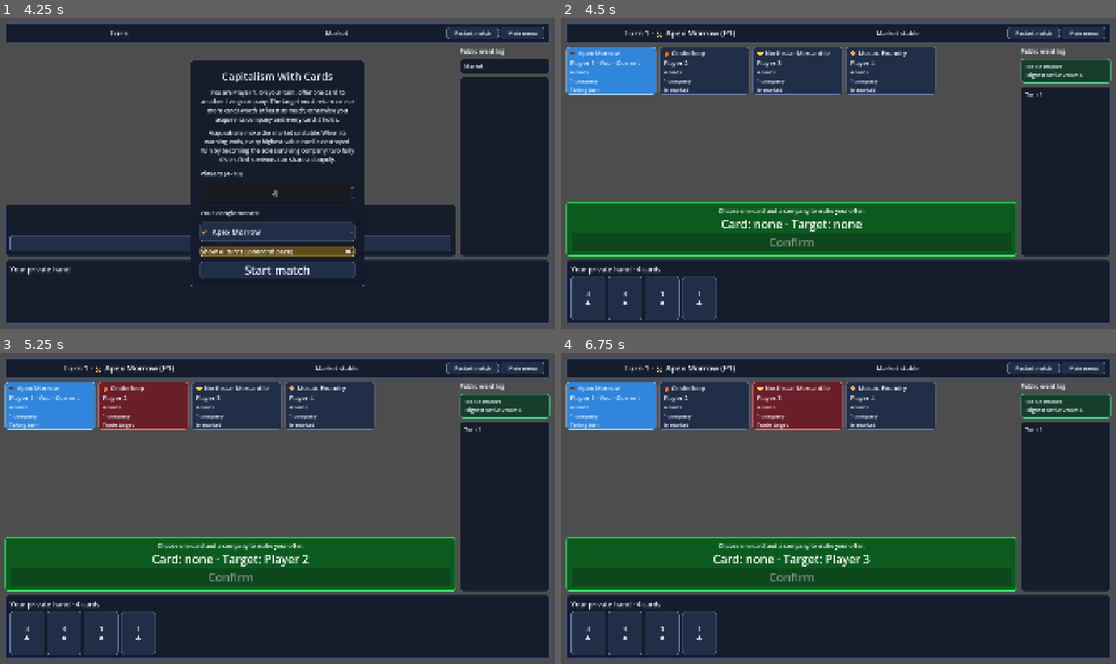
Above: before the commit, frames 1-4 (two rows, left to right).
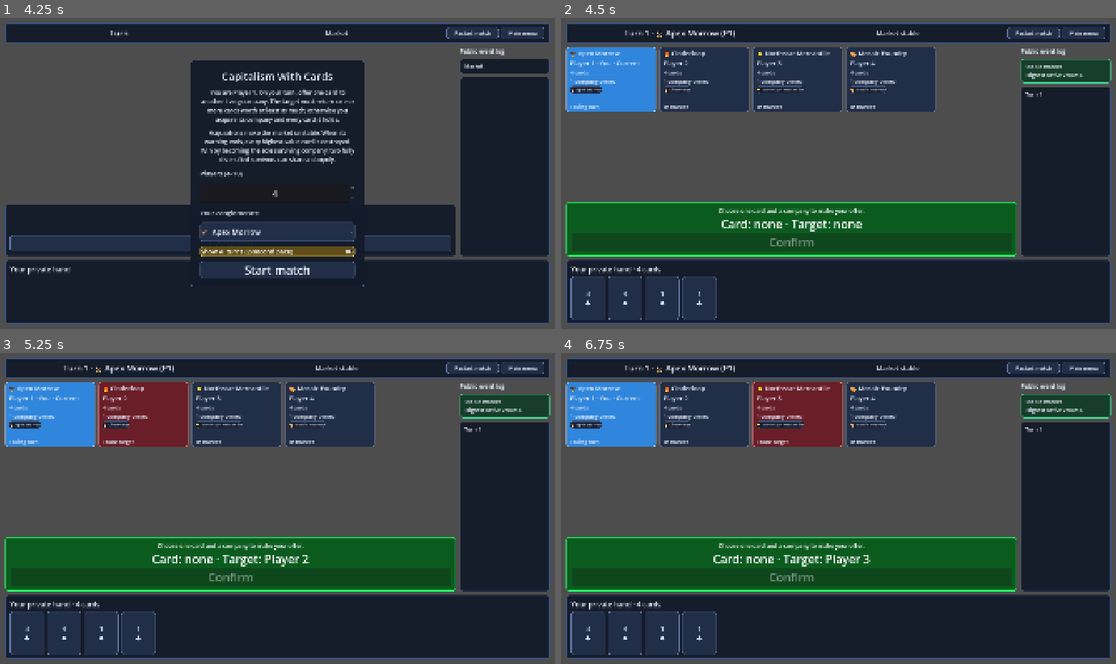
Above: after the commit, the same moments.

Repository: prelios/capitalism
Game: Godot game, scene res://game_controller.tscn
The game is run twice, just before and just after one commit, with the same random seed, the same clock (stepped at 60 frames per second) and the same inputs.
Inputs (mouse positions are in pixels of both pictures, inside the frame that each line leads up to):
- Up to frame 1 (4.25 s): click "Restart match" at 0.5 s; click "Restart match" at 1.25 s; click "Restart match" at 2 s; click "Confirm" at 2.75 s; click "Confirm" at 3.5 s
- Up to frame 2 (4.5 s): click "Start match" at 4.25 s
- Up to frame 3 (5.25 s): click (144, 405) at 5.02 s
- Up to frame 4 (6.75 s): click (705, 415) at 5.77 s; click (799, 405) at 6.52 s

Frame 1 is identical in both runs. In frame 2, 4.9% of the frame differs, in the area x 0-68%, y 10-31%; in frame 3, 4.9%; in frame 4, 4.9%.

Commit message:
Show acquired company tokens (#43)

Diff:
--- a/godot/game/game_model.gd
+++ b/godot/game/game_model.gd
@@ -354,7 +354,7 @@
 func public_snapshot() -> Dictionary:
 	var seats: Array[Dictionary] = []
 	for player in players:
-		seats.append({"player_id": player.id, "seat": player.seat, …(144 unchanged characters)… s": player.owned_company_ids.duplicate()})
+		seats.append({"player_id": player.id, "seat": player.seat, …(144 unchanged characters)… s": player.owned_company_ids.duplicate(), "company_tokens": public_company_tokens(player.owned_company_ids)})
 	var trade: Dictionary = {}
 	if pending_trade != null:
 		trade = {
@@ -391,6 +391,22 @@
 	for card in cards:
 		result.append(public_card(card))
 	return result
+
+
+func public_company_tokens(company_ids: Array[String]) -> Array[Dictionary]:
+	var tokens: Array[Dictionary] = []
+	for company_id in company_ids:
+		var company := company_by_id(company_id)
+		if company != null:
+			tokens.append({"company_id": company.company_id, "company_name": company.company_name, "company_emoji": company.company_emoji})
+	return tokens
+
+
+func company_by_id(company_id: String) -> Player:
+	for player in players:
+		if player.company_id == company_id:
+			return player
+	return null
 
 
 func alive_players() -> Array[Player]:
--- a/godot/tests/regression.gd
+++ b/godot/tests/regression.gd
@@ -181,12 +181,16 @@
 	expect(game.public_history().filter(func(event: Dictionary): return event["type"] == "player_acquired")[0]["data"]["cards"][0]["id"] == recorded_id, "history changed after later hand mutation")
 	var snapshot := game.public_snapshot()
 	expect(snapshot["players"][0].has("hand_size") and !snapshot["players"][0].has("hand"), "public snapshot exposed a private hand")
+	var inherited_tokens: Array = snapshot["players"][0]["company_tokens"]
+	expect(inherited_tokens.map(func(token: Dictionary): return token["company_id"]) == ["company-1", "company-2", "company-3"], "public snapshot did not expose inherited company tokens")
+	expect(inherited_tokens[1]["company_name"] == "Company 2" and inherited_tokens[1]["company_emoji"] == "🏢", "company token identity was incomplete")
 
 	acquirer.hand = cards([3])
 	game.market_stable = false
 	game.unstable_value = 3
 	game.destroy_value()
 	expect(acquirer.owned_company_ids.is_empty(), "bankruptcy did not remove inherited company tokens")
+	expect((game.public_snapshot()["players"][0]["company_tokens"] as Array).is_empty(), "bankruptcy left company tokens visible in the public snapshot")
 
 
 func test_domain_invariants() -> void:
--- a/godot/tests/table_layout.gd
+++ b/godot/tests/table_layout.gd
@@ -64,6 +64,17 @@
 	controller.restart_game([1], 1)
 	await process_frame
 	_expect(seats.get_child_count() == 10, "ten-seat match did not render every player seat")
+	var conglomerate := controller.game.players[0]
+	conglomerate.owned_company_ids.clear()
+	for player in controller.game.players:
+		conglomerate.owned_company_ids.append(player.company_id)
+		if player != conglomerate:
+			player.owned_company_ids.clear()
+	controller.presentation_updated.emit(controller.game.player_view(1))
+	await process_frame
+	var token_container := (seats.get_child(0) as PlayerSeatPanel).get_node("Margin/Content/CompanyTokenScroll/CompanyTokens") as HFlowContainer
+	_expect(token_container.get_child_count() == 10, "large company collection did not render every company token")
+	_expect((token_container.get_child(1) as CompanyToken).tooltip_text.contains(controller.game.players[1].company_name), "company token did not identify its conglomerate")
 	for seat_node in seats.get_children():
 		var seat := seat_node as PlayerSeatPanel
 		_expect(seat.get_global_rect().encloses((seat.get_node("Margin/Content") as VBoxContainer).get_global_rect()), "ten-seat player content exceeded its visual panel")
--- /dev/null
+++ b/godot/ui/company_token.gd
@@ -0,0 +1,12 @@
+extends PanelContainer
+
+class_name CompanyToken
+
+
+@onready var _label: Label = $Label
+
+
+func set_company_token(token: Dictionary) -> void:
+	_label.text = "%s %s" % [token["company_emoji"], token["company_name"]]
+	tooltip_text = "%s %s" % [token["company_emoji"], token["company_name"]]
+	mouse_filter = Control.MOUSE_FILTER_IGNORE
--- /dev/null
+++ b/godot/ui/company_token.tscn
@@ -0,0 +1,14 @@
+[gd_scene load_steps=2 format=3]
+
+[ext_resource type="Script" path="res://ui/company_token.gd" id="1_company_token"]
+
+[node name="CompanyToken" type="PanelContainer"]
+custom_minimum_size = Vector2(0, 25)
+mouse_filter = 2
+script = ExtResource("1_company_token")
+
+[node name="Label" type="Label" parent="."]
+layout_mode = 2
+theme_override_colors/font_color = Color(0.85, 0.9, 1, 1)
+theme_override_font_sizes/font_size = 14
+text = "🏢 Company"
--- a/godot/ui/player_seat_panel.gd
+++ b/godot/ui/player_seat_panel.gd
@@ -3,9 +3,13 @@
 class_name PlayerSeatPanel
 
 
+const COMPANY_TOKEN_SCENE := preload("res://ui/company_token.tscn")
+
+
 @onready var _identity: Label = $Margin/Content/Identity
 @onready var _hand_count: Label = $Margin/Content/HandCount
 @onready var _companies: Label = $Margin/Content/Companies
+@onready var _company_tokens: HFlowContainer = $Margin/Content/CompanyTokenScroll/CompanyTokens
 @onready var _state: Label = $Margin/Content/State
 
 
@@ -13,7 +17,8 @@
 	player_id = player["player_id"]
 	_identity.text = "%s %s\nPlayer %d%s%s" % [player["company_emoji"], player["company_name"], player_id, " · You" if is_local else "", " · Current" if is_current else ""]
 	_hand_count.text = "%d card%s" % [player["hand_size"], "" if player["hand_size"] == 1 else "s"]
-	_companies.text = "%d compan%s" % [player["company_ids"].size(), "y" if player["company_ids"].size() == 1 else "ies"]
+	_companies.text = "%d compan%s owned" % [player["company_ids"].size(), "y" if player["company_ids"].size() == 1 else "ies"]
+	_set_company_tokens(player.get("company_tokens", []))
 	if !player["alive"]:
 		_state.text = "Acquired"
 		_apply_seat_style(Color("30343b"), Color("adb2bd"), Color("454b54"))
@@ -48,6 +53,16 @@
 	return style
 
 
+func _set_company_tokens(tokens: Array) -> void:
+	for token in _company_tokens.get_children():
+		_company_tokens.remove_child(token)
+		token.queue_free()
+	for token: Dictionary in tokens:
+		var company_token := COMPANY_TOKEN_SCENE.instantiate() as CompanyToken
+		_company_tokens.add_child(company_token)
+		company_token.set_company_token(token)
+
+
 func set_target_selectable(selectable: bool) -> void:
 	target_selectable = selectable
 	disabled = false
--- a/godot/ui/player_seat_panel.tscn
+++ b/godot/ui/player_seat_panel.tscn
@@ -3,7 +3,7 @@
 [ext_resource type="Script" uid="uid://bctnyd02aqnc6" path="res://ui/player_seat_panel.gd" id="1"]
 
 [node name="PlayerSeatPanel" type="Button" unique_id=736105943]
-custom_minimum_size = Vector2(310, 165)
+custom_minimum_size = Vector2(310, 225)
 script = ExtResource("1")
 
 [node name="Margin" type="MarginContainer" parent="." unique_id=1684196560]
@@ -36,6 +36,17 @@
 layout_mode = 2
 theme_override_font_sizes/font_size = 18
 
+[node name="CompanyTokenScroll" type="ScrollContainer" parent="Margin/Content"]
+custom_minimum_size = Vector2(0, 54)
+layout_mode = 2
+horizontal_scroll_mode = 0
+
+[node name="CompanyTokens" type="HFlowContainer" parent="Margin/Content/CompanyTokenScroll"]
+layout_mode = 2
+size_flags_horizontal = 3
+theme_override_constants/h_separation = 5
+theme_override_constants/v_separation = 5
+
 [node name="State" type="Label" parent="Margin/Content" unique_id=2086431399]
 layout_mode = 2
 theme_override_font_sizes/font_size = 18
Not shown, added: godot/ui/company_token.gd.uid
